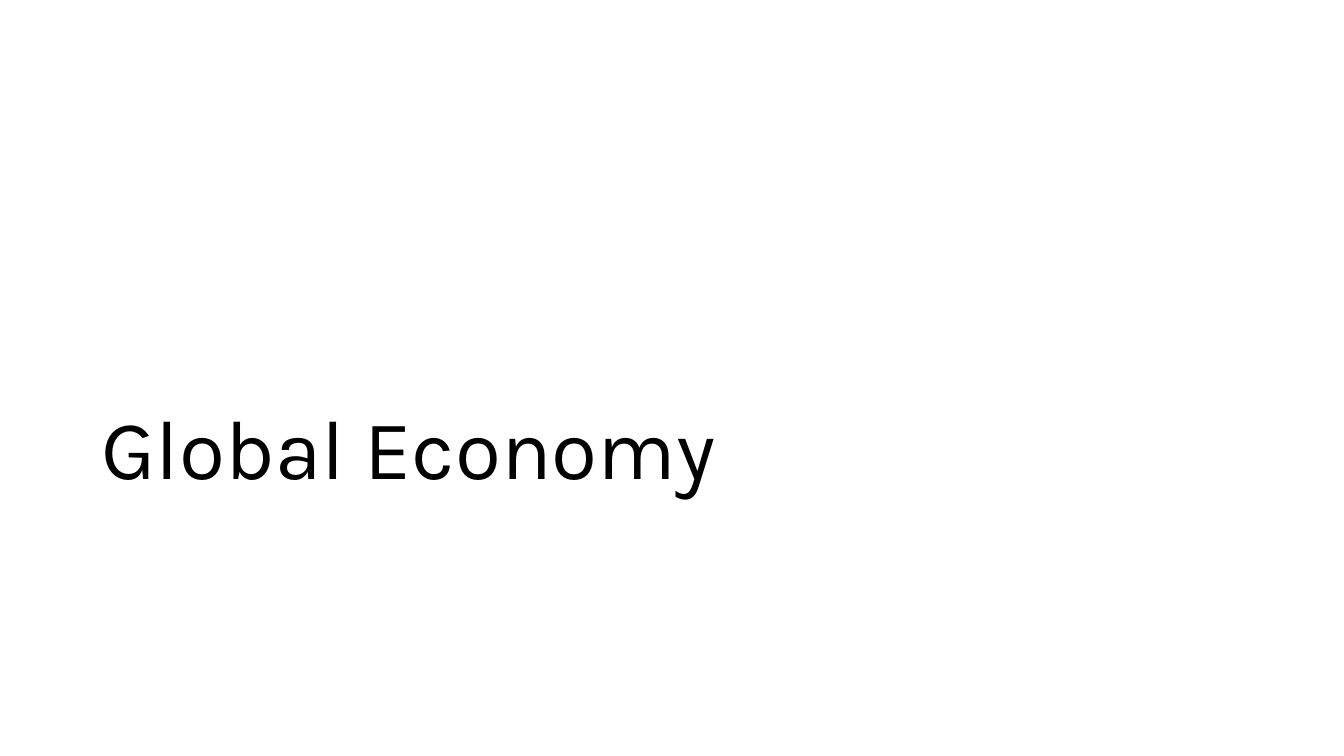
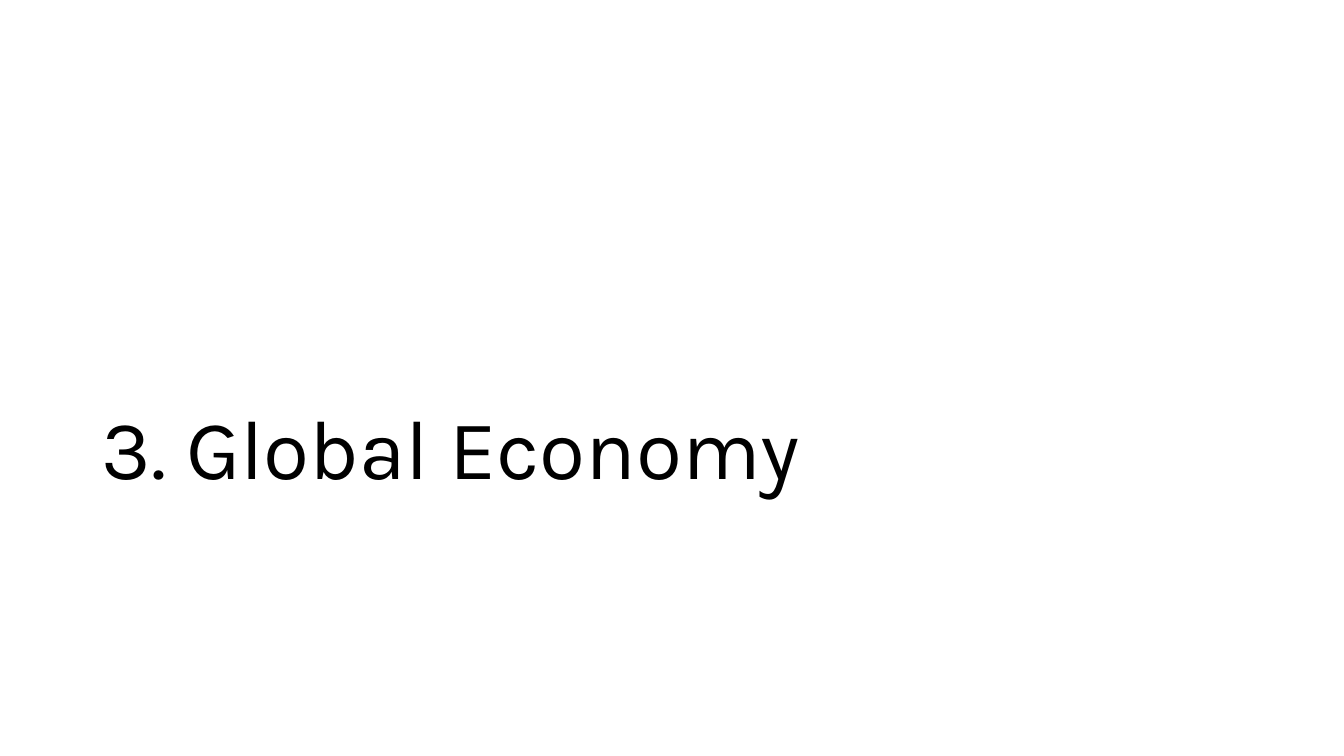
Before and after one commit to mahdi-ghafarian/time-series, a slide deck: slide 13 of borderland/1-cadusd/Presentation/CADUSD.pptx (slide 12 before the commit). Drawn at 1344x756 pixels with LibreOffice and Linux fonts; fonts in the diff are those of the drawing. Boxes give left, top, right and bottom in pixels: in the first picture for what was removed or moved away, otherwise in the second. Text is boxed around its words. In the diff, an @@ line names an element or a change of style, - is before the commit and + after.

```diff
--- a/borderland/1-cadusd/Presentation/CADUSD.pptx
+++ b/borderland/1-cadusd/Presentation/CADUSD.pptx
@@ title at box(102, 421, 800, 499): text changed @@
-Global Economy
+3. Global Economy
```
Also in this commit, not shown: 5 other slides changed, 1 slide added, 2 other files.
